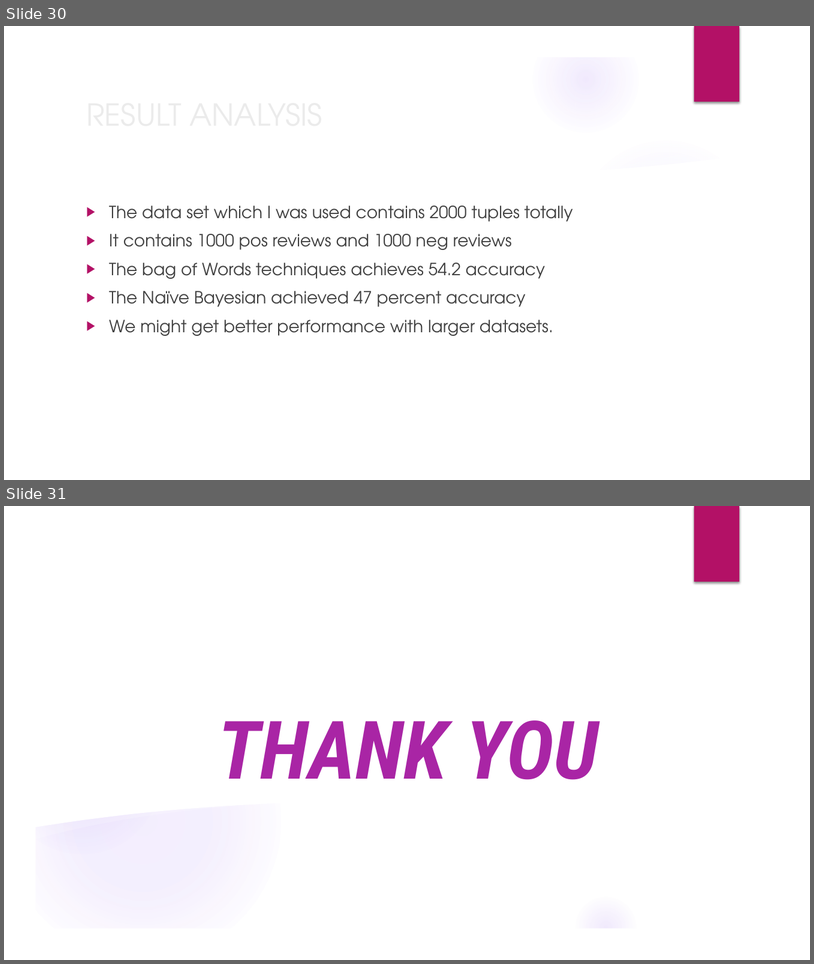
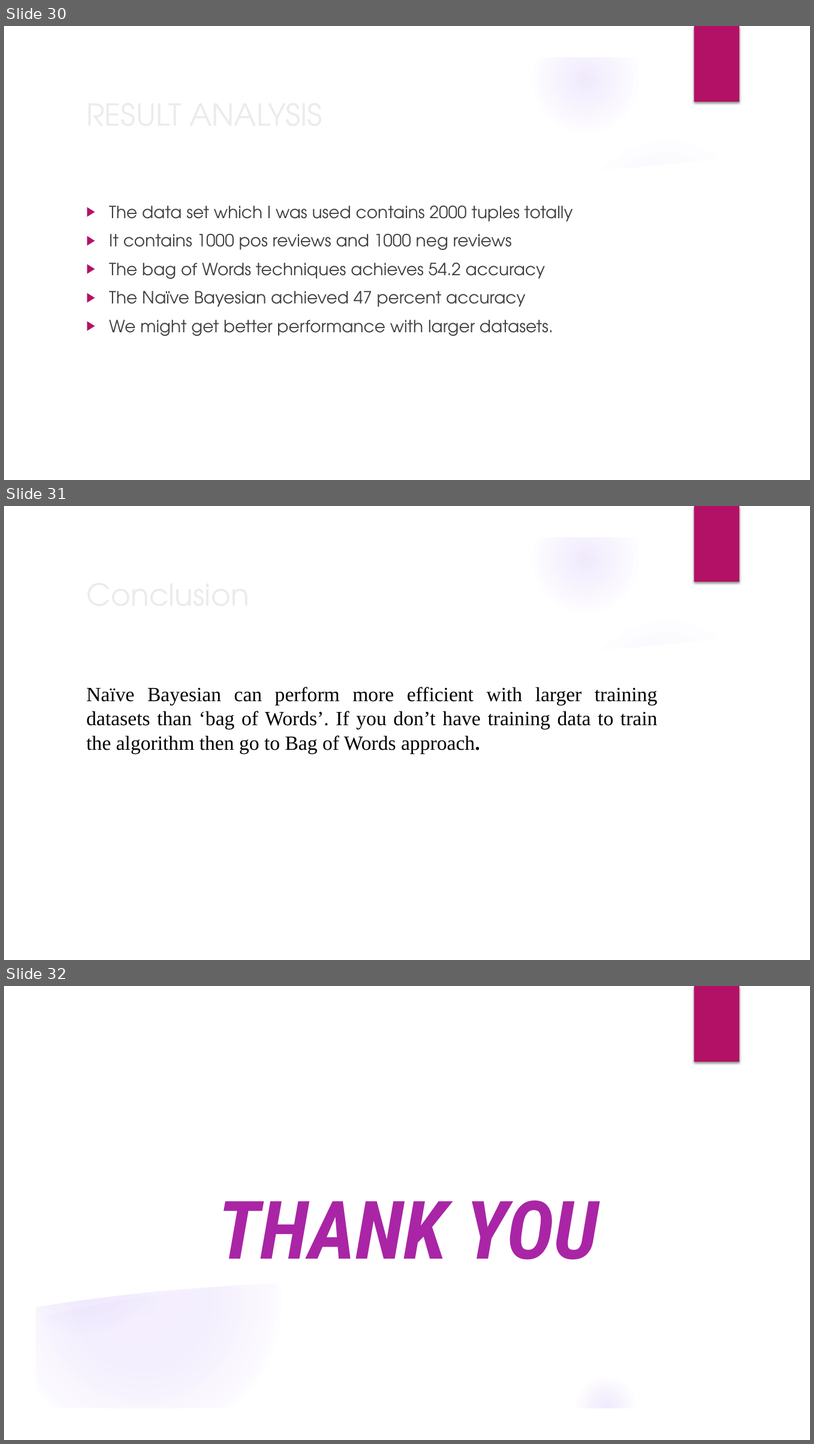
Before and after one commit to Hari-pyt/Sentimental-Analysis-with-bag-of-words-and-naive-bayesian-with-R-language, a slide deck: presentation.pptx. Shown one above the other, each under a label of ours: slides 30 and 31 before the commit, slides 30, 31 and 32 after it. The pictures are 814x964 and 814x1444 pixels, drawn with LibreOffice and Linux fonts; fonts in the diff are those of the drawing; background and template pictures are left out. Boxes give left, top, right and bottom in pixels: in the first picture for what was removed or moved away, otherwise in the second. Text is boxed around its words. In the diff, an @@ line names an element or a change of style, - is before the commit and + after.

```diff
--- a/presentation.pptx
+++ b/presentation.pptx
@@ slide 31 added at (4, 506, 810, 960), background picture (left out); not listed: 9 template elements that a slide beside it also shows @@
@@ title added at (80, 570, 660, 617), 36 pt, text #EBEBEB @@
+Conclusion
@@ text added at (86, 687, 658, 753), 24 pt, text #000000 @@
+Naïve Bayesian can perform more efficient with larger training datasets than ‘bag of Words’. If you don’t have training data to train the algorithm then go to Bag of Words approach.
@@ what was slide 31 is now slide 32 @@
```
Also in this commit, not shown: 1 other file.
